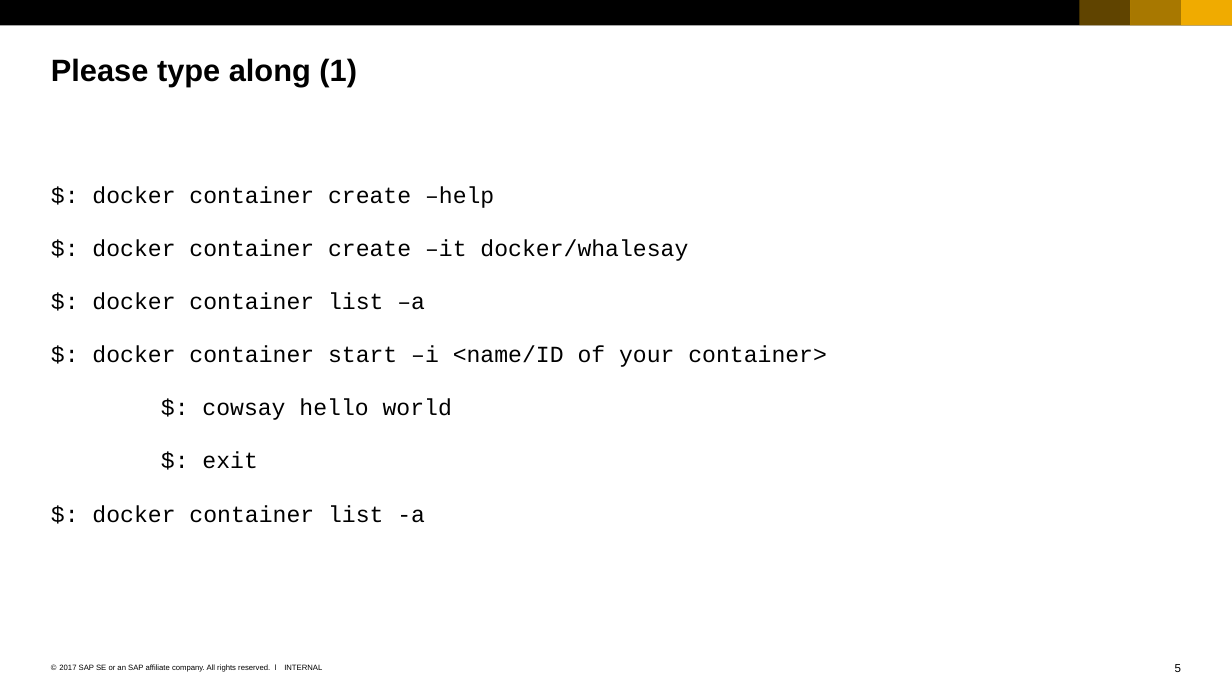
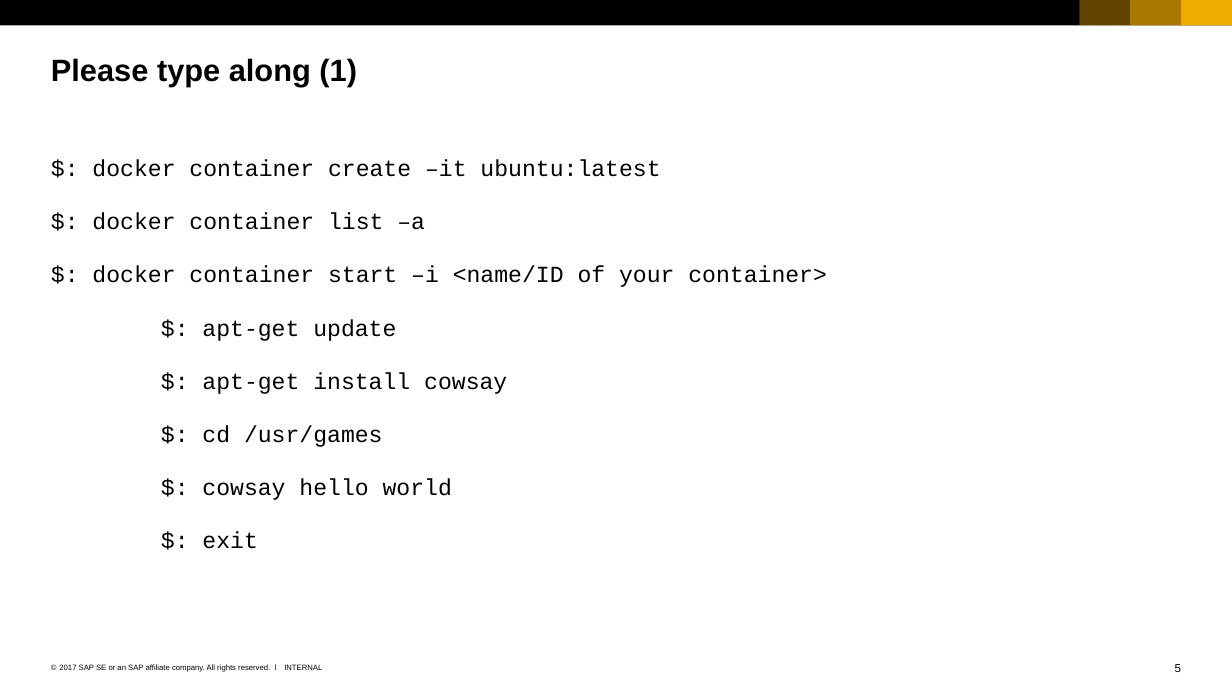
Before and after one commit to sriramrokkam/k8s-training, a slide deck: slide 5 of docker/02_Container_Lifecycle.pptx. Drawn at 1232x693 pixels with LibreOffice and Linux fonts; fonts in the diff are those of the drawing. Boxes give left, top, right and bottom in pixels: in the first picture for what was removed or moved away, otherwise in the second. Text is boxed around its words. In the diff, an @@ line names an element or a change of style, - is before the commit and + after.

Commit message:
update type along exercise using ubuntu image and installation of cowsay

```diff
--- a/docker/02_Container_Lifecycle.pptx
+++ b/docker/02_Container_Lifecycle.pptx
@@ text "$: docker container create –it ...": place and size @@
-text "$: docker container create –it ..." at [92,186,827,523]
+text "$: docker container create –it ..." at [92,159,827,549]
@@ text at [92,159,660,177]: text changed @@
-$: docker container create –help
-$: docker container create –it docker/whalesay
+$: docker container create –it ubuntu:latest
@@ text at [202,319,507,447]: paragraphs added @@
+$: apt-get update
+$: apt-get install cowsay
+$: cd /usr/games
@@ text at [92,505,425,523]: paragraph removed @@
-$: docker container list -a
```
Also in this commit, not shown: 4 other slides changed.
